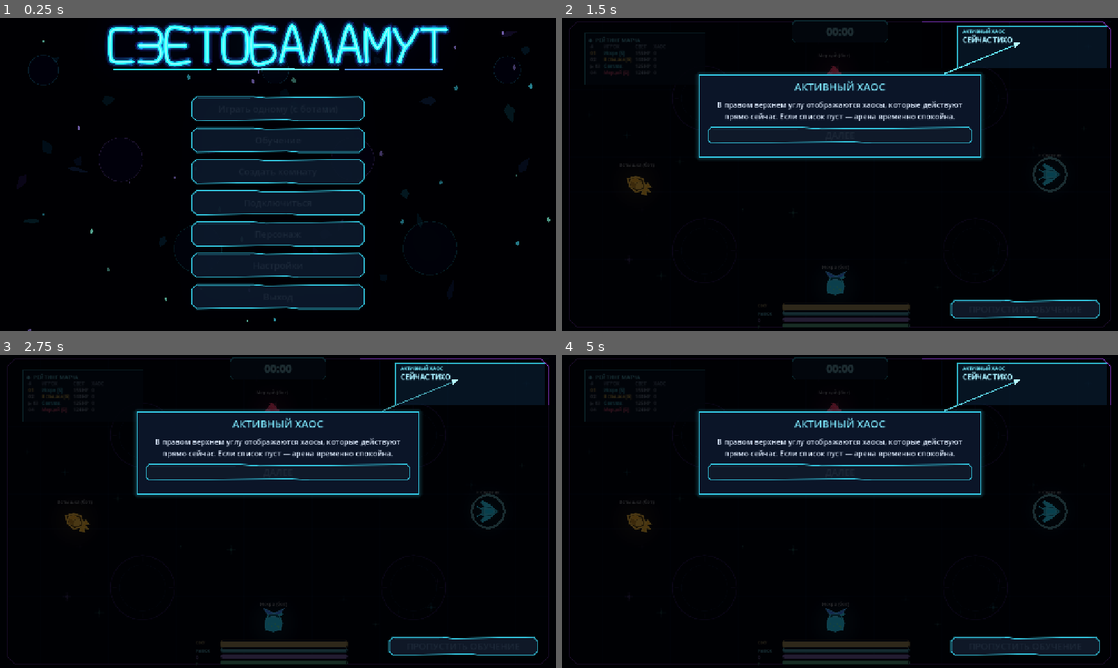
Above: before the commit, frames 1-4 (two rows, left to right).
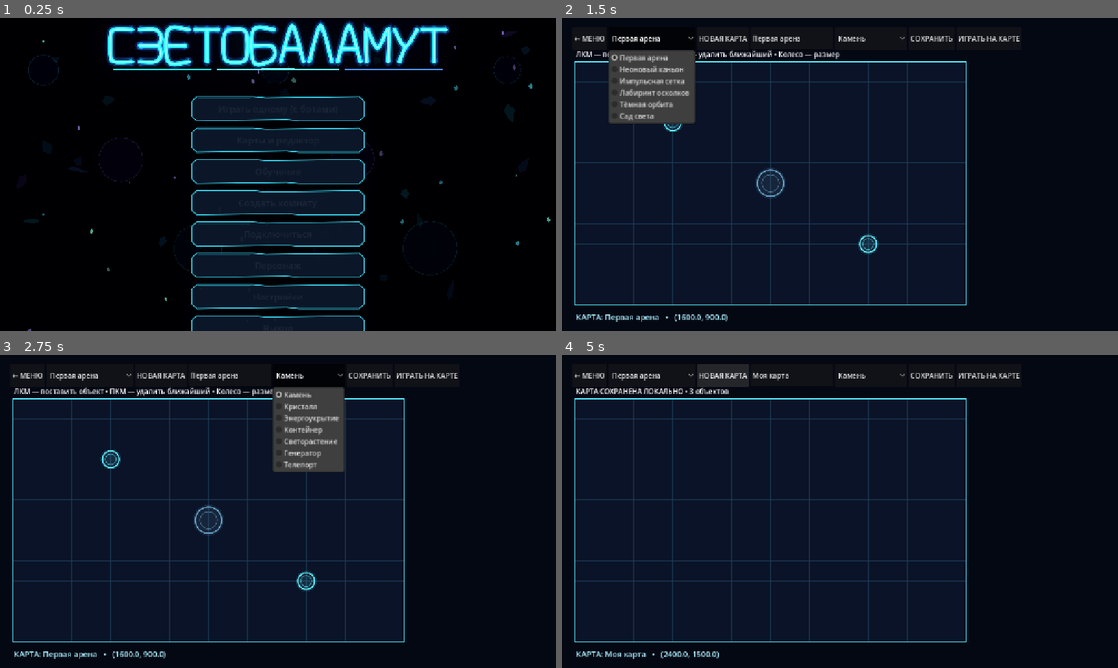
Above: after the commit, the same moments.

Repository: DvoreZZKy/svetobalamut
Game: Godot game, scene res://scenes/menu.tscn
The game is run twice, just before and just after one commit, with the same random seed, the same clock (stepped at 60 frames per second) and the same inputs.
Inputs (mouse positions are in pixels of both pictures, inside the frame that each line leads up to):
- Up to frame 1 (0.25 s): no input
- Up to frame 2 (1.5 s): click (840, 140) at 0.5 s, where only the run after the commit has a clickable "Карты и редактор"; click (650, 39) at 1.25 s, where only the run after the commit has a clickable "Первая арена"
- Up to frame 3 (2.75 s): click (311, 376) at 2 s, where only the run after the commit has a clickable "Камень"
- Up to frame 4 (5 s): click (928, 376) at 2.75 s, where only the run after the commit has a clickable "СОХРАНИТЬ"; click (723, 376) at 3.5 s, where only the run after the commit has a clickable "НОВАЯ КАРТА"; click (723, 376) at 4.25 s, where only the run after the commit has a clickable "НОВАЯ КАРТА"

The runs differ from the first frame. In frame 1, 1.5% of the frame differs, in the area x 34-66%, y 95-100%; in frame 2, 48%; in frame 3, 50%, in the area x 2-99%, y 0-99%; in frame 4, 48%.

Commit message:
Add neon maps, map editor, shrinking zone and camera

Diff:
--- a/project.godot
+++ b/project.godot
@@ -21,6 +21,7 @@
 [autoload]
 
 G="*res://scripts/g.gd"
+MapData="*res://scripts/map_data.gd"
 Net="*res://scripts/net.gd"
 Sfx="*res://scripts/sfx.gd"
 
--- /dev/null
+++ b/scenes/map_editor.tscn
@@ -0,0 +1,12 @@
+[gd_scene load_steps=2 format=3]
+
+[ext_resource type="Script" path="res://scripts/map_editor.gd" id="1"]
+
+[node name="MapEditor" type="Control"]
+layout_mode = 3
+anchors_preset = 15
+anchor_right = 1.0
+anchor_bottom = 1.0
+grow_horizontal = 2
+grow_vertical = 2
+script = ExtResource("1")
--- a/scripts/arena.gd
+++ b/scripts/arena.gd
@@ -33,6 +33,8 @@
 var cis := {}
 
 var cam: Camera2D
+var camera_zoom := 0.78
+var map_objects: Array = []
 var ambient_layer: Node2D
 var ambient_motes: Array[Dictionary] = []
 var trail_layer: Node2D
@@ -189,7 +191,8 @@
 	add_child(arena_env)
 	cam = Camera2D.new()
 	cam.position = ARENA / 2.0
-	cam.zoom = Vector2(0.78, 0.78)
+	cam.zoom = Vector2(camera_zoom, camera_zoom)
+	map_objects = MapData.get_selected_map().get("objects", [])
 	add_child(cam)
 	ambient_layer = Node2D.new()
 	ambient_layer.z_index = 0
@@ -720,7 +723,8 @@
 
 # -------------------------------------------------------------- рисование --
 func _draw() -> void:
-	draw_rect(Rect2(Vector2.ZERO, ARENA), Color(0.012, 0.012, 0.035))
+	var world: Vector2 = Vector2(view.get("world", ARENA))
+	draw_rect(Rect2(Vector2.ZERO, world), Color(0.012, 0.012, 0.035))
 	if _is_potato():
 		# Keep the arena's gameplay zones visible, but draw them as cheap outlines:
 		# no filled polygons, inner decoration, ticks, or background grid.
@@ -735,9 +739,9 @@
 		draw_polyline(simple_border, Color(0.22, 0.25, 0.34, 0.8), 2.0, true)
 		return
 	var gc := Color(0.12, 0.28, 0.48, 0.14)
-	for x in range(0, 1601, 100):
+	for x in range(0, int(world.x) + 1, 100):
 		draw_line(Vector2(x, 0), Vector2(x, ARENA.y), gc, 1.5)
-	for y in range(0, 901, 100):
+	for y in range(0, int(world.y) + 1, 100):
 		draw_line(Vector2(0, y), Vector2(ARENA.x, y), gc, 1.5)
 	for z in Sim.ZONES:
 		var c := Vector2(z.x, z.y)
@@ -756,10 +760,18 @@
 		for tick in 4:
 			var axis := Vector2.from_angle(TAU * float(tick) / 4.0)
 			draw_line(c + axis * z.z * 0.82, c + axis * z.z * 0.94, Color(0.52, 0.34, 0.92, 0.38), 2.0, true)
+	for item in view.get("map_objects", map_objects):
+		var p := Vector2(float(item.get("x",0.0)),float(item.get("y",0.0)))
+		var r := float(item.get("r",48.0))
+		var kind := str(item.get("type","rock"))
+		var tint: Color = {"rock":Color("#5c8ba8"),"crystal":Color("#65edff"),"cover":Color("#b17aff"),"container":Color("#ff9d65"),"plant":Color("#6affb5"),"generator":Color("#ffe47a"),"teleporter":Color("#da7aff")}.get(kind,Color("#65edff"))
+		draw_circle(p,r+8.0,Color(tint,0.08))
+		draw_arc(p,r,0.0,TAU,32,tint,4.0,true)
+		draw_arc(p,r*0.72,0.0,TAU,24,Color(tint,0.45),2.0,true)
 	var border := PackedVector2Array([
-		Vector2(24,0), Vector2(ARENA.x-24,0), Vector2(ARENA.x,24),
-		Vector2(ARENA.x,ARENA.y-24), Vector2(ARENA.x-24,ARENA.y),
-		Vector2(24,ARENA.y), Vector2(0,ARENA.y-24), Vector2(0,24)
+		Vector2(24,0), Vector2(world.x-24,0), Vector2(world.x,24),
+		Vector2(world.x,world.y-24), Vector2(world.x-24,world.y),
+		Vector2(24,world.y), Vector2(0,world.y-24), Vector2(0,24)
 	])
 	border.append(border[0])
 	draw_polyline(border, Color(0.48, 0.2, 0.72), 3.0, true)
@@ -1014,6 +1026,9 @@
 
 
 func _input(event: InputEvent) -> void:
+	if event is InputEventMouseButton and event.pressed and event.button_index in [MOUSE_BUTTON_WHEEL_UP, MOUSE_BUTTON_WHEEL_DOWN]:
+		camera_zoom = clampf(camera_zoom + (0.06 if event.button_index == MOUSE_BUTTON_WHEEL_UP else -0.06), 0.42, 1.25)
+		cam.zoom = Vector2.ONE * camera_zoom
 	if event is InputEventMouseMotion and not pause_open:
 		if G.tutorial_active:
 			aim_screen_pos = event.position.clamp(Vector2.ZERO, get_viewport().get_visible_rect().size)
@@ -1094,6 +1109,20 @@
 		if cursor_canvas.visible:
 			cursor_canvas.position = aim_screen_pos - cursor_canvas.size * 0.5
 			cursor_canvas.queue_redraw()
+	var local_player: Dictionary = {}
+	for pd in view.get("pl", []):
+		if int(pd.get("i", 0)) == local_id:
+			local_player = pd
+			break
+	var world_size: Vector2 = Vector2(view.get("world", ARENA))
+	if not local_player.is_empty():
+		var target_pos: Vector2 = local_player.get("p", world_size * 0.5)
+		var half_view := get_viewport_rect().size / maxf(camera_zoom, 0.1) * 0.5
+		var max_cam := world_size - half_view
+		var target_cam := Vector2(
+			clampf(target_pos.x, half_view.x, max_cam.x) if max_cam.x >= half_view.x else world_size.x * 0.5,
+			clampf(target_pos.y, half_view.y, max_cam.y) if max_cam.y >= half_view.y else world_size.y * 0.5)
+		cam.position = cam.position.lerp(target_cam, 1.0 - exp(-5.5 * dt))
 	shake = maxf(0.0, shake - (shake * 8.0 + 25.0) * dt)
 	var s: float = shake if G.shake_on else 0.0
 	if s > 0.05:
--- /dev/null
+++ b/scripts/map_data.gd
@@ -0,0 +1,102 @@
+extends Node
+signal maps_changed
+const SAVE_DIR := "user://maps"
+const MAPS := [
+ {"id":"arena_original","name":"Первая арена","size":Vector2(1600,900),"theme":"cyan","zone_delay":35.0,"zone_duration":170.0,"objects":[{"type":"rock","x":800.0,"y":450.0,"r":54.0},{"type":"crystal","x":400.0,"y":225.0,"r":34.0},{"type":"crystal","x":1200.0,"y":675.0,"r":34.0}]},
+ {"id":"neon_canyon","name":"Неоновый каньон","size":Vector2(2400,1500),"theme":"violet","zone_delay":38.0,"zone_duration":185.0,"objects":[{"type":"rock","x":760.0,"y":750.0,"r":82.0},{"type":"rock","x":1640.0,"y":750.0,"r":82.0},{"type":"cover","x":1200.0,"y":470.0,"r":65.0}]},
+ {"id":"pulse_grid","name":"Импульсная сетка","size":Vector2(2400,1500),"theme":"cyan","zone_delay":32.0,"zone_duration":175.0,"objects":[{"type":"generator","x":1200.0,"y":750.0,"r":58.0},{"type":"cover","x":650.0,"y":750.0,"r":72.0},{"type":"cover","x":1750.0,"y":750.0,"r":72.0}]},
+ {"id":"shard_labyrinth","name":"Лабиринт осколков","size":Vector2(2600,1600),"theme":"pink","zone_delay":40.0,"zone_duration":190.0,"objects":[{"type":"rock","x":780.0,"y":500.0,"r":72.0},{"type":"rock","x":1050.0,"y":800.0,"r":72.0},{"type":"rock","x":1350.0,"y":500.0,"r":72.0},{"type":"rock","x":1620.0,"y":800.0,"r":72.0}]},
+ {"id":"dark_orbit","name":"Тёмная орбита","size":Vector2(2800,1700),"theme":"violet","zone_delay":45.0,"zone_duration":200.0,"objects":[{"type":"rock","x":1400.0,"y":850.0,"r":110.0},{"type":"teleporter","x":650.0,"y":850.0,"r":48.0},{"type":"teleporter","x":2150.0,"y":850.0,"r":48.0},{"type":"generator","x":1400.0,"y":400.0,"r":52.0}]},
+ {"id":"light_garden","name":"Сад света","size":Vector2(2600,1600),"theme":"green","zone_delay":36.0,"zone_duration":180.0,"objects":[{"type":"plant","x":800.0,"y":500.0,"r":56.0},{"type":"plant","x":1800.0,"y":500.0,"r":56.0},{"type":"plant","x":800.0,"y":1100.0,"r":56.0},{"type":"plant","x":1800.0,"y":1100.0,"r":56.0},{"type":"generator","x":1300.0,"y":800.0,"r":58.0}]}
+]
+var selected_id := "arena_original"
+var custom_maps: Array[Dictionary] = []
+
+func _ready() -> void:
+ _load_maps()
+
+func all_maps() -> Array:
+ var out: Array = MAPS.duplicate(true)
+ out.append_array(custom_maps.duplicate(true))
+ return out
+
+func get_selected_map() -> Dictionary:
+ for item in all_maps():
+  if str(item.get("id","")) == selected_id:
+   return item.duplicate(true)
+ return MAPS[0].duplicate(true)
+
+func select_map(id: String) -> bool:
+ for item in all_maps():
+  if str(item.get("id","")) == id:
+   selected_id = id
+   return true
+ return false
+
+func new_custom_map(name: String = "Моя карта") -> Dictionary:
+ return {"id":"custom_" + str(Time.get_unix_time_from_system()) + "_" + str(randi()),"name":name.substr(0,32),"size":Vector2(2400,1500),"theme":"cyan","zone_delay":35.0,"zone_duration":180.0,"objects":[]}
+
+func save_custom_map(data: Dictionary) -> bool:
+ var clean := _sanitize_map(data)
+ if clean.is_empty():
+  return false
+ DirAccess.make_dir_recursive_absolute(ProjectSettings.globalize_path(SAVE_DIR))
+ var found := false
+ for i in custom_maps.size():
+  if str(custom_maps[i].get("id","")) == str(clean.id):
+   custom_maps[i] = clean
+   found = true
+   break
+ if not found:
+  custom_maps.append(clean)
+ selected_id = str(clean.id)
+ _write_maps()
+ maps_changed.emit()
+ return true
+
+func receive_map(data: Dictionary) -> void:
+ var clean := _sanitize_map(data)
+ if clean.is_empty():
+  return
+ for item in custom_maps:
+  if str(item.get("id","")) == str(clean.id):
+   return
+ for item in MAPS:
+  if str(item.id) == str(clean.id):
+   return
+ custom_maps.append(clean)
+ _write_maps()
+ maps_changed.emit()
+
+func _sanitize_map(data: Dictionary) -> Dictionary:
+ var size_value: Variant = data.get("size", Vector2(2400,1500))
+ var size := size_value if size_value is Vector2 else Vector2(2400,1500)
+ size.x = clampf(size.x,1600.0,5000.0)
+ size.y = clampf(size.y,900.0,3000.0)
+ var objects: Array = []
+ for raw in data.get("objects",[]):
+  if not raw is Dictionary or objects.size() >= 180:
+   continue
+  var kind := str(raw.get("type","rock"))
+  if not ["rock","crystal","cover","container","plant","generator","teleporter"].has(kind):
+   continue
+  objects.append({"type":kind,"x":clampf(float(raw.get("x",size.x*0.5)),40.0,size.x-40.0),"y":clampf(float(raw.get("y",size.y*0.5)),40.0,size.y-40.0),"r":clampf(float(raw.get("r",48.0)),18.0,130.0)})
+ return {"id":str(data.get("id","custom")),"name":str(data.get("name","Моя карта")).substr(0,32),"size":size,"theme":str(data.get("theme","cyan")),"zone_delay":clampf(float(data.get("zone_delay",35.0)),5.0,180.0),"zone_duration":clampf(float(data.get("zone_duration",180.0)),30.0,360.0),"objects":objects}
+
+func _write_maps() -> void:
+ var file := FileAccess.open(SAVE_DIR + "/library.json",FileAccess.WRITE)
+ if file:
+  file.store_string(JSON.stringify(custom_maps))
+
+func _load_maps() -> void:
+ DirAccess.make_dir_recursive_absolute(ProjectSettings.globalize_path(SAVE_DIR))
+ if not FileAccess.file_exists(SAVE_DIR + "/library.json"):
+  return
+ var file := FileAccess.open(SAVE_DIR + "/library.json",FileAccess.READ)
+ if file == null:
+  return
+ var parsed: Variant = JSON.parse_string(file.get_as_text())
+ if parsed is Array:
+  for item in parsed:
+   if item is Dictionary:
+    custom_maps.append(_sanitize_map(item))
--- /dev/null
+++ b/scripts/map_editor.gd
@@ -0,0 +1,135 @@
+extends Control
+var draft: Dictionary = {}
+var selected_type := "rock"
+var canvas_rect := Rect2(30,100,900,560)
+var info: Label
+var map_picker: OptionButton
+var object_picker: OptionButton
+var name_edit: LineEdit
+
+func _ready() -> void:
+ set_anchors_and_offsets_preset(Control.PRESET_FULL_RECT)
+ draft = MapData.get_selected_map()
+ var top := HBoxContainer.new()
+ top.position = Vector2(24,20)
+ top.size = Vector2(1230,54)
+ add_child(top)
+ var back := Button.new()
+ back.text = "← МЕНЮ"
+ back.pressed.connect(func(): get_tree().change_scene_to_file("res://scenes/menu.tscn"))
+ top.add_child(back)
+ map_picker = OptionButton.new()
+ for m in MapData.all_maps():
+  map_picker.add_item(str(m.get("name","Карта")))
+ map_picker.item_selected.connect(_choose_map)
+ top.add_child(map_picker)
+ var create := Button.new()
+ create.text = "НОВАЯ КАРТА"
+ create.pressed.connect(_new_map)
+ top.add_child(create)
+ name_edit = LineEdit.new()
+ name_edit.placeholder_text = "Название карты"
+ name_edit.text = str(draft.get("name","Моя карта"))
+ name_edit.custom_minimum_size.x = 190
+ top.add_child(name_edit)
+ object_picker = OptionButton.new()
+ var labels := ["Камень","Кристалл","Энергоукрытие","Контейнер","Светорастение","Генератор","Телепорт"]
+ var types := ["rock","crystal","cover","container","plant","generator","teleporter"]
+ for i in labels.size():
+  object_picker.add_item(labels[i])
+ object_picker.item_selected.connect(func(i): selected_type = types[i])
+ top.add_child(object_picker)
+ var save := Button.new()
+ save.text = "СОХРАНИТЬ"
+ save.pressed.connect(_save)
+ top.add_child(save)
+ var play := Button.new()
+ play.text = "ИГРАТЬ НА КАРТЕ"
+ play.pressed.connect(_play)
+ top.add_child(play)
+ info = Label.new()
+ info.position = Vector2(32,72)
+ info.text = "ЛКМ — поставить объект • ПКМ — удалить ближайший • Колесо — размер"
+ add_child(info)
+ queue_redraw()
+
+func _choose_map(index: int) -> void:
+ var maps := MapData.all_maps()
+ if index >= 0 and index < maps.size():
+  draft = maps[index].duplicate(true)
+  name_edit.text = str(draft.get("name",""))
+  queue_redraw()
+
+func _new_map() -> void:
+ draft = MapData.new_custom_map()
+ name_edit.text = str(draft.name)
+ queue_redraw()
+
+func _save() -> void:
+ draft.name = name_edit.text.strip_edges() if name_edit.text.strip_edges() != "" else "Моя карта"
+ if MapData.save_custom_map(draft):
+  info.text = "КАРТА СОХРАНЕНА ЛОКАЛЬНО • " + str(draft.objects.size()) + " объектов"
+ else:
+  info.text = "Не удалось сохранить карту"
+
+func _play() -> void:
+ _save()
+ G.cfg = [{"id":1,"name":G.player_name,"human":true,"color":G.profile_color,"kind":G.profile_kind,"outfit":G.profile_outfit,"hat":G.profile_hat}]
+ for i in 5:
+  G.cfg.append({"id":-(i+1),"name":G.BOT_NAMES[i],"human":false})
+ G.mode = "single"
+ G.tutorial_active = false
+ get_tree().change_scene_to_file("res://scenes/arena.tscn")
+
+func _map_to_canvas(p: Vector2) -> Vector2:
+ var size: Vector2 = draft.get("size",Vector2(2400,1500))
+ return canvas_rect.position + Vector2(p.x/size.x*canvas_rect.size.x,p.y/size.y*canvas_rect.size.y)
+
+func _canvas_to_map(p: Vector2) -> Vector2:
+ var size: Vector2 = draft.get("size",Vector2(2400,1500))
+ return Vector2((p.x-canvas_rect.position.x)/canvas_rect.size.x*size.x,(p.y-canvas_rect.position.y)/canvas_rect.size.y*size.y)
+
+func _gui_input(event: InputEvent) -> void:
+ if event is InputEventMouseButton and event.pressed and canvas_rect.has_point(event.position):
+  var world_pos := _canvas_to_map(event.position)
+  if event.button_index == MOUSE_BUTTON_LEFT:
+   draft.objects.append({"type":selected_type,"x":world_pos.x,"y":world_pos.y,"r":54.0})
+   queue_redraw()
+  elif event.button_index == MOUSE_BUTTON_RIGHT:
+   var nearest := -1
+   var best := 100000000.0
+   for i in draft.objects.size():
+    var o: Dictionary = draft.objects[i]
+    var d := Vector2(float(o.x),float(o.y)).distance_squared_to(world_pos)
+    if d < best:
+     best = d
+     nearest = i
+   if nearest >= 0:
+    draft.objects.remove_at(nearest)
+    queue_redraw()
+  elif event.button_index == MOUSE_BUTTON_WHEEL_UP or event.button_index == MOUSE_BUTTON_WHEEL_DOWN:
+   if not draft.objects.is_empty():
+    var o: Dictionary = draft.objects[-1]
+    o.r = clampf(float(o.r)+(8.0 if event.button_index == MOUSE_BUTTON_WHEEL_UP else -8.0),18.0,130.0)
+    draft.objects[-1] = o
+    queue_redraw()
+
+func _draw() -> void:
+ draw_rect(Rect2(Vector2.ZERO,size),Color("#050914"))
+ draw_rect(canvas_rect,Color("#0b1428"))
+ var cols := 20
+ for i in cols+1:
+  var x := canvas_rect.position.x + canvas_rect.size.x*float(i)/cols
+  draw_line(Vector2(x,canvas_rect.position.y),Vector2(x,canvas_rect.end.y),Color("#20415d",0.55),1.0)
+ for i in 12:
+  var y := canvas_rect.position.y + canvas_rect.size.y*float(i)/12
+  draw_line(Vector2(canvas_rect.position.x,y),Vector2(canvas_rect.end.x,y),Color("#20415d",0.55),1.0)
+ for item in draft.get("objects",[]):
+  var p := _map_to_canvas(Vector2(float(item.x),float(item.y)))
+  var r := float(item.r)*canvas_rect.size.x/float(draft.size.x)
+  var tint := {"rock":Color("#69a4c8"),"crystal":Color("#61efff"),"cover":Color("#b58aff"),"container":Color("#ff9d65"),"plant":Color("#69ffb3"),"generator":Color("#ffe47a"),"teleporter":Color("#e47aff")}.get(str(item.type),Color.CYAN)
+  draw_circle(p,r+5,Color(tint,0.12))
+  draw_arc(p,r,0.0,TAU,28,tint,3.0,true)
+  draw_arc(p,r*0.65,0.0,TAU,24,Color(tint,0.55),1.5,true)
+ draw_rect(canvas_rect,Color("#55eaff"),false,2.0)
+ draw_string(ThemeDB.fallback_font,Vector2(32,canvas_rect.end.y+35),"КАРТА: "+str(draft.get("name",""))+"   •   "+str(draft.get("size",Vector2(2400,1500))),HORIZONTAL_ALIGNMENT_LEFT,-1,18,Color("#aeefff"))
--- a/scripts/menu.gd
+++ b/scripts/menu.gd
@@ -51,6 +51,7 @@
 
 	var main := _box("main")
 	_btn("Играть одному (с ботами)", main, func(): Sfx.play("click"); G.start_single())
+	_btn("Карты и редактор", main, func(): Sfx.play("click"); get_tree().change_scene_to_file("res://scenes/map_editor.tscn"))
 	_btn("Обучение", main, _start_tutorial_from_menu)
 	_btn("Создать комнату", main, _on_host)
 	_btn("Подключиться", main, func(): Sfx.play("click"); _show("join"))
--- a/scripts/net.gd
+++ b/scripts/net.gd
@@ -196,12 +196,15 @@
 	while cfg.size() < MIN_FILL:
 		cfg.append({"id": -(i + 1), "name": G.BOT_NAMES[i % G.BOT_NAMES.size()], "human": false})
 		i += 1
-	_start.rpc(cfg)
+	_start.rpc(cfg, MapData.get_selected_map())
 
 
 @rpc("authority", "call_local", "reliable")
-func _start(cfg: Array) -> void:
+func _start(cfg: Array, map_data: Dictionary) -> void:
 	G.cfg = cfg
+	MapData.select_map(str(map_data.get("id", "arena_original")))
+	if str(map_data.get("id", "")).begins_with("custom_"):
+		MapData.receive_map(map_data)
 	match_started.emit()
 
 
--- a/scripts/sim.gd
+++ b/scripts/sim.gd
@@ -4,6 +4,9 @@
 ## Клиенты эту симуляцию не считают — они рисуют снапшоты (см. snapshot()).
 
 const A := Vector2(1600, 900)
+var world_size: Vector2 = A
+var map_data: Dictionary = {}
+var danger_radius := 0.0
 const MAX_LIGHT := 125.0
 const CLASS_STATS := [
 	{"name":"Светляк","hp":125.0,"def":0.95,"atk":0.90,"speed":1.12,"rate":0.22,"ability":"Перегрузка"},
@@ -90,6 +93,9 @@
 
 func reset(cfg: Array) -> void:
 	rng.randomize()
+	map_data = MapData.get_selected_map()
+	world_size = Vector2(map_data.get("size", A))
+	danger_radius = minf(world_size.x, world_size.y) * 0.48
 	players.clear()
 	bullets.clear()
 	eaters.clear()
@@ -124,7 +130,7 @@
 	for i in n:
 		var c: Dictionary = cfg[i]
 		var ang := TAU * i / n
-		var pos := A / 2.0 + Vector2(cos(ang) * 620.0, sin(ang) * 330.0)
+		var pos := world_size / 2.0 + Vector2(cos(ang) * world_size.x * 0.37, sin(ang) * world_size.y * 0.34)
 		var ci: int = int(c.get("color", shuffled[i])) if c.human else shuffled[i] % G.PROFILE_COLORS.size()
 		var kind: int = int(c.get("kind", ci % CLASS_STATS.size())) if c.human else rng.randi_range(0, CLASS_STATS.size() - 1)
 		var bot_hat := rng.randi_range(1, 4) if not c.human else int(c.get("hat", 0))
@@ -135,7 +141,7 @@
 func _new_player(id: int, pname: String, human: bool, kind: int, ci: int, pos: Vector2, hat: int = 0, outfit: int = 0) -> Dictionary:
 	return {
 		"id": id, "name": pname, "human": human, "kind": kind, "ci": ci, "hat": hat, "outfit": outfit,
-		"pos": pos, "vel": Vector2.ZERO, "aim": (A / 2.0 - pos).normalized(),
+		"pos": pos, "vel": Vector2.ZERO, "aim": (world_size / 2.0 - pos).normalized(),
 		"light": CLASS_STATS[posmod(kind, CLASS_STATS.size())].hp, "max_light": CLASS_STATS[posmod(kind, CLASS_STATS.size())].hp, "shield_hp": 0.0, "max_shield": 0.0,
 		"defense": CLASS_STATS[posmod(kind, CLASS_STATS.size())].def, "attack": CLASS_STATS[posmod(kind, CLASS_STATS.size())].atk,
 		"speed_mult": CLASS_STATS[posmod(kind, CLASS_STATS.size())].speed, "fire_rate": CLASS_STATS[posmod(kind, CLASS_STATS.size())].rate,
@@ -158,6 +164,7 @@
 	if phase != "play":
 		return
 	elapsed_time += dt
+	_tick_danger_zone(dt)
 	if not endless:
 		time_left += dt
 	if chaos_enabled:
@@ -402,7 +409,7 @@
 	elif kind == 15:
 		_spawn_class_bullet(p, aim, 650.0, 11.0, 0.72, 1.8, {"absorb_bubble": true})
 	elif kind == 16:
-		var turret_pos: Vector2 = (p.pos + aim * 105.0).clamp(Vector2(50, 50), A - Vector2(50, 50))
+		var turret_pos: Vector2 = (p.pos + aim * 105.0).clamp(Vector2(50, 50), world_size - Vector2(50, 50))
 		var found := false
 		for turret in attack_turrets:
 			if int(turret.owner) == int(p.id):
@@ -831,17 +838,45 @@
 	if pos.x < m:
 		pos.x = m
 		vel.x = absf(vel.x) * 0.5
-	elif pos.x > A.x - m:
+	elif pos.x > world_size.x - m:
 		pos.x = A.x - m
 		vel.x = -absf(vel.x) * 0.5
 	if pos.y < m:
 		pos.y = m
 		vel.y = absf(vel.y) * 0.5
-	elif pos.y > A.y - m:
+	elif pos.y > world_size.y - m:
 		pos.y = A.y - m
 		vel.y = -absf(vel.y) * 0.5
 	p.pos = pos
 	p.vel = vel
+
+
+
+func _resolve_map_objects(pos: Vector2, radius: float) -> Vector2:
+	for item in map_data.get("objects", []):
+		var center := Vector2(float(item.get("x", 0.0)), float(item.get("y", 0.0)))
+		var object_radius := float(item.get("r", 48.0))
+		var delta := pos - center
+		var minimum := radius + object_radius
+		if delta.length_squared() < minimum * minimum:
+			var direction := delta.normalized() if delta.length_squared() > 0.01 else Vector2.RIGHT
+			pos = center + direction * minimum
+	return pos
+
+
+func _tick_danger_zone(dt: float) -> void:
+	var delay := float(map_data.get("zone_delay", 35.0))
+	var duration := float(map_data.get("zone_duration", 180.0))
+	var maximum := minf(world_size.x, world_size.y) * 0.48
+	var minimum := minf(world_size.x, world_size.y) * 0.12
+	if elapsed_time > delay:
+		danger_radius = lerpf(maximum, minimum, clampf((elapsed_time - delay) / duration, 0.0, 1.0))
+		var center := world_size * 0.5
+		for p in players.values():
+			if not p.shadow and not p.decoy and (p.pos as Vector2).distance_to(center) > danger_radius:
+				p.light = maxf(0.0, float(p.light) - 7.5 * dt)
+				if p.light <= 0.0:
+					_make_shadow(p, 0, false)
 
 
 func _in_zone(pos: Vector2) -> bool:
@@ -1632,4 +1667,4 @@
 	for e in eaters:
 		ea.append([e.id, e.pos, e.vel, e.type, e.hp, e.flash])
 	return {"pl": pl, "bl": bl, "ea": ea, "lu": lu, "az": az, "at": at, "abm": abm, "fx": effects.duplicate(), "tl": time_left,
-		"ph": phase, "wn": winner, "bomb": bomb_id, "bt": bomb_t, "mt": mt, "ob": ob, "pu": pu, "elapsed": elapsed_time}
+		"ph": phase, "wn": winner, "bomb": bomb_id, "bt": bomb_t, "mt": mt, "ob": ob, "pu": pu, "elapsed": elapsed_time, "world": world_size, "zone": [world_size * 0.5, danger_radius], "map_objects": map_data.get("objects", [])}
